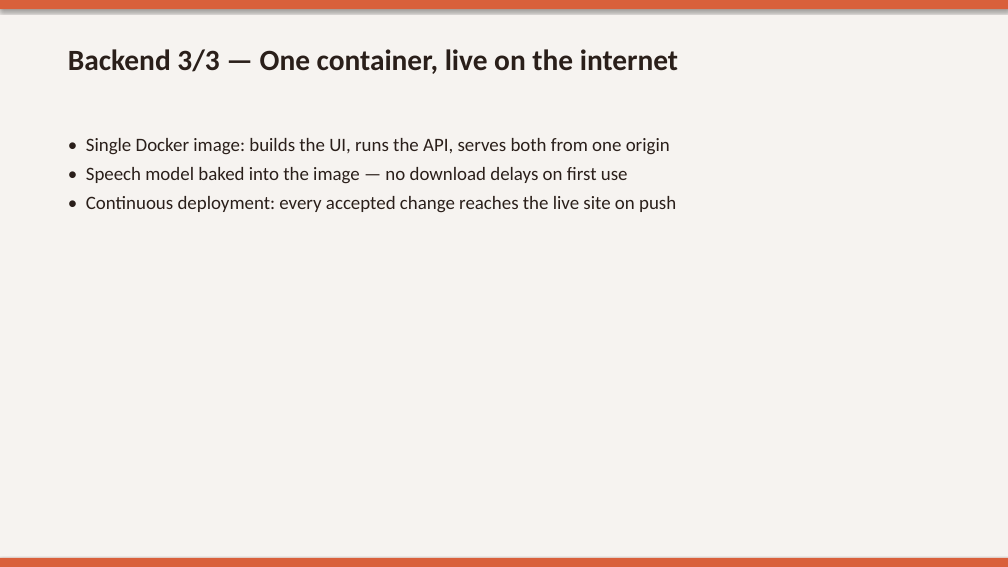
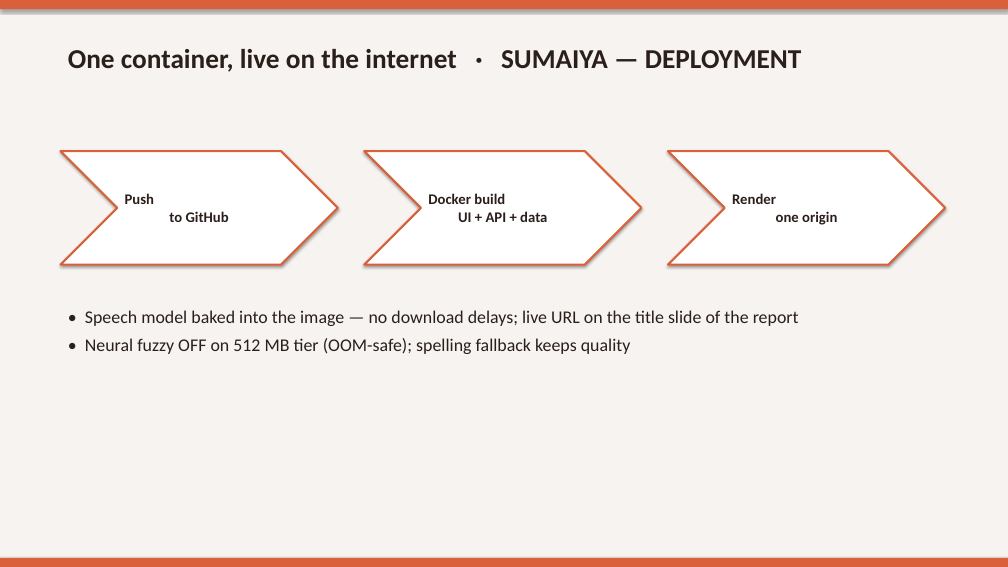
Before and after one commit to sumaiyaaa08/WARLI_TRANSLATOR, a slide deck: slide 8 of report/Warli_Vaani_Presentation.pptx. Drawn at 1008x567 pixels with LibreOffice and Linux fonts; fonts in the diff are those of the drawing. Boxes give left, top, right and bottom in pixels: in the first picture for what was removed or moved away, otherwise in the second. Text is boxed around its words. In the diff, an @@ line names an element or a change of style, - is before the commit and + after.

```diff
--- a/report/Warli_Vaani_Presentation.pptx
+++ b/report/Warli_Vaani_Presentation.pptx
@@ text at <box>68,49,802,72</box>: text changed; size 28 to 26 pt @@
-Backend 3/3 — One container, live on the internet
+One container, live on the internet · SUMAIYA — DEPLOYMENT
@@ text removed at <box>86,138,676,213</box> @@
-• Single Docker image: builds the UI, runs the API, serves both from one origin
-• Speech model baked into the image — no download delays on first use
-• Continuous deployment: every accepted change reaches the live site on push
@@ chevron added at <box>60,151,338,265</box>, fill #FFFFFF, outline #D9603B 2 pt, 14 pt, text #2A1F1A, bold @@
+Push
+to GitHub
@@ chevron added at <box>364,151,642,265</box>, fill #FFFFFF, outline #D9603B 2 pt, 14 pt, text #2A1F1A, bold @@
+Docker build
+UI + API + data
@@ chevron added at <box>668,151,945,265</box>, fill #FFFFFF, outline #D9603B 2 pt, 14 pt, text #2A1F1A, bold @@
+Render
+one origin
@@ text added at <box>85,310,799,354</box>, 17 pt, text #2A1F1A @@
+• Speech model baked into the image — no download delays; live URL on the title slide of the report
+• Neural fuzzy OFF on 512 MB tier (OOM-safe); spelling fallback keeps quality
```
Also in this commit, not shown: 13 other slides changed, 2 slides added, 2 slides removed.
